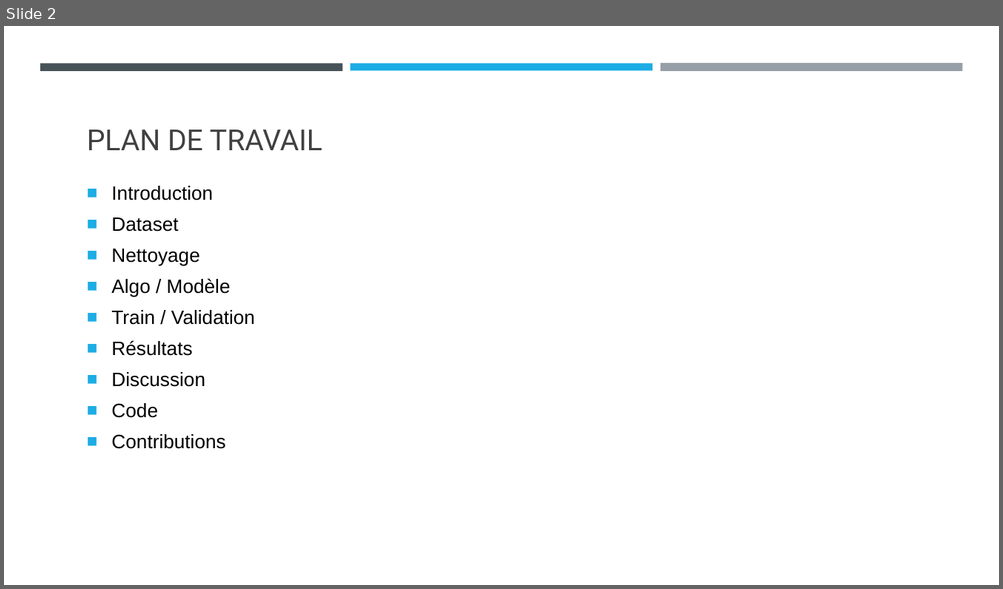
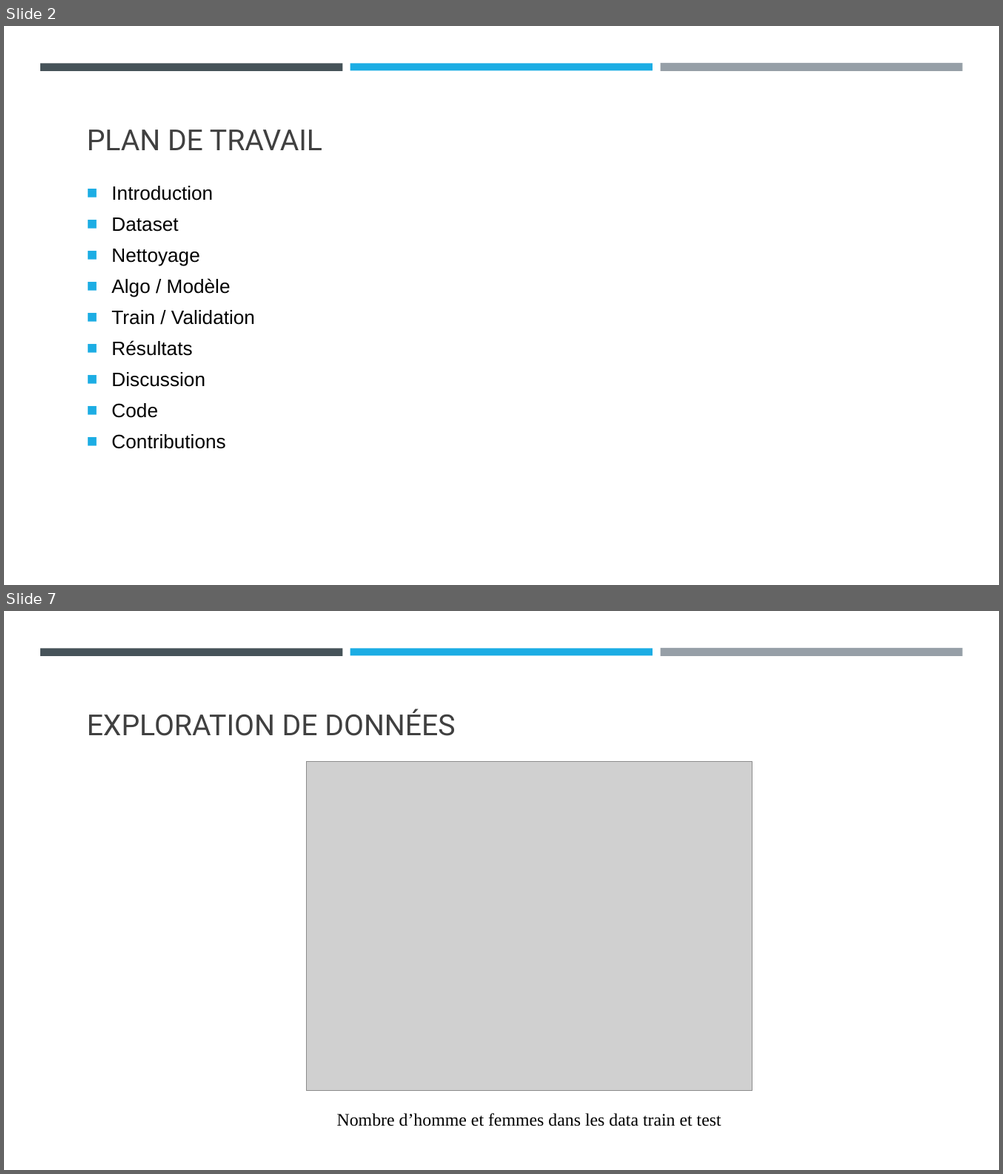
Before and after one commit to wiwiwisso/Health_Insurance_Cross_Sell_Prediction, a slide deck: Prédictions de ventes croisée d’assurence maladie et assurence.pptx. Shown one above the other, each under a label of ours: slide 2 before the commit, slides 2 and 7 after it; the slides between them are not shown. The pictures are 1003x589 and 1003x1174 pixels, drawn with LibreOffice and Linux fonts; fonts in the diff are those of the drawing; grey boxes stand for pictures. Boxes give left, top, right and bottom in pixels: in the first picture for what was removed or moved away, otherwise in the second. Text is boxed around its words. In the diff, an @@ line names an element or a change of style, - is before the commit and + after.

```diff
--- a/Prédictions de ventes croisée d’assurence maladie et assurence.pptx
+++ b/Prédictions de ventes croisée d’assurence maladie et assurence.pptx
@@ slide 7 added at (4, 611, 999, 1170), background #FFFFFF; not listed: 3 template elements that a slide beside it also shows @@
@@ title added at (87, 709, 455, 736), 28 pt, text #404040 @@
+EXPLORATION DE DONNÉES
@@ picture added at (306, 762, 752, 1091) @@
@@ text added at (337, 1113, 721, 1127), 17 pt, text #000000 @@
+Nombre d’homme et femmes dans les data train et test
```
Also in this commit, not shown: 1 slide changed, 12 other slides added, 2 slides removed, 2 other files.
